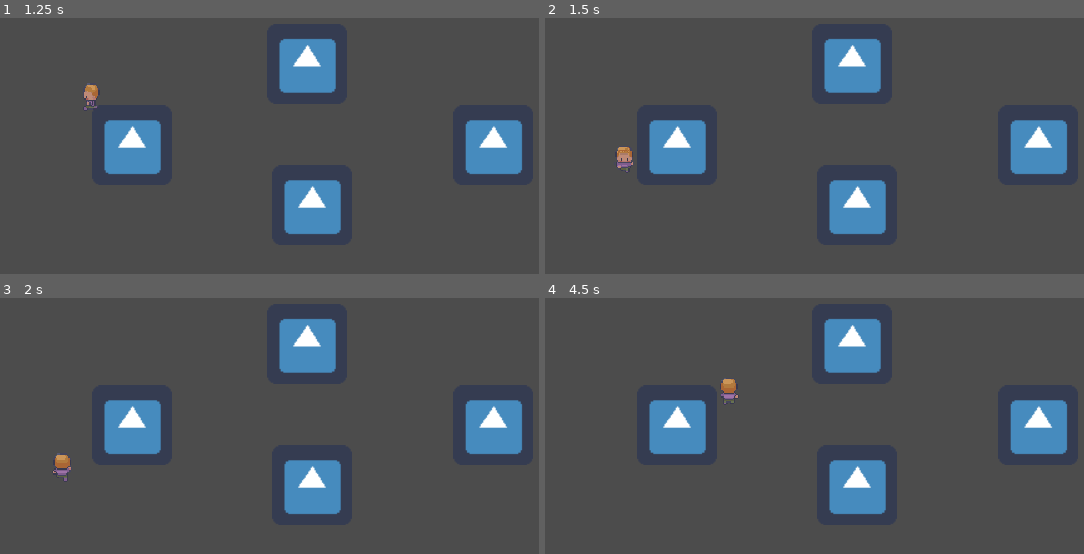
Above: before the commit, frames 1-4 (two rows, left to right).
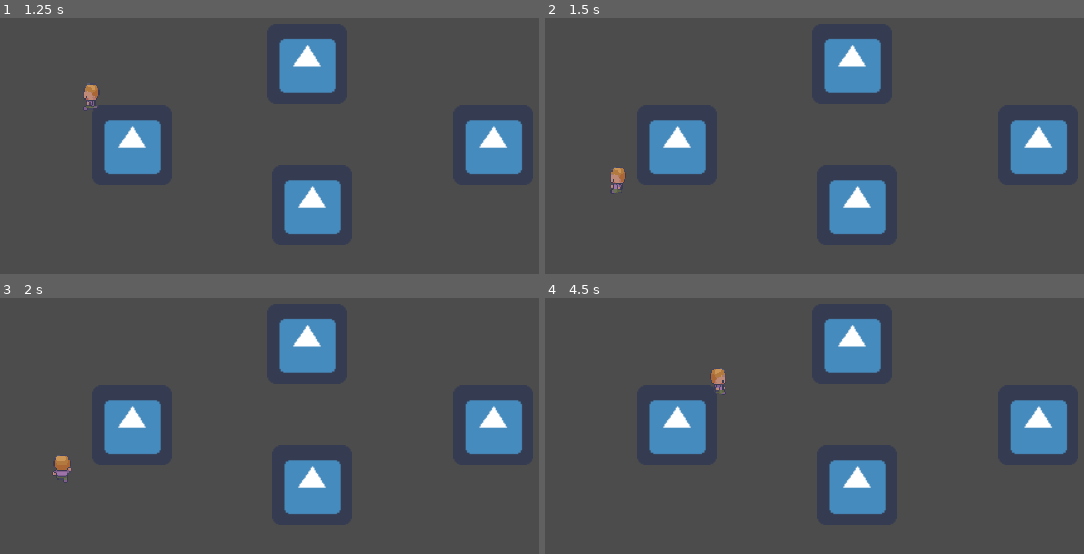
Above: after the commit, the same moments.

Repository: Thodorr/Project-Habicht-cRPG
Game: Godot game, scene res://Movement_TestArea.tscn
The game is run twice, just before and just after one commit, with the same random seed, the same clock (stepped at 60 frames per second) and the same inputs. The engine's default icon, where the game draws it, is replaced by a stand-in: a white triangle on a blue panel in a dark square.
Inputs (mouse positions are in pixels of both pictures, inside the frame that each line leads up to):
- Up to frame 1 (1.25 s): tap Enter at 0.5 s; move the mouse to (398, 156) at 0.52 s; press the mouse at (398, 156) at 0.53 s; hold Right (ui_right) from 0.53 s (still down)
- Up to frame 2 (1.5 s): tap Space at 1.25 s; move the mouse to (609, 202) at 1.27 s; release Right (ui_right) at 1.28 s; release the mouse at (609, 202) at 1.28 s; hold Down (ui_down) from 1.28 s (still down); click (609, 202) at 1.35 s
- Up to frame 3 (2 s): keep holding Down (ui_down)
- Up to frame 4 (4.5 s): tap Enter at 2 s; move the mouse to (846, 359) at 2.02 s; release Down (ui_down) at 2.03 s; press the mouse at (846, 359) at 2.03 s; hold Right (ui_right) 2.03-2.78 s; tap Space at 2.75 s; move the mouse to (728, 548) at 2.77 s; release the mouse at (728, 548) at 2.78 s; hold Up (ui_up) 2.78-3.53 s; click (728, 548) at 2.85 s; move the mouse to (1008, 525) at 3.52 s; press the mouse at (1008, 525) at 3.53 s; hold Left (ui_left) from 3.53 s (still down); move the mouse to (outside the picture) at 4.27 s; release the mouse at (outside the picture) at 4.28 s; click (outside the picture) at 4.35 s

Frame 1 is identical in both runs. In frame 2, 0.4% of the frame differs, in the area x 12-17%, y 50-69%; in frame 3, 0.1%; in frame 4, 0.3%.

Commit message:
Small changes

Diff:
--- a/Charakter.gd
+++ b/Charakter.gd
@@ -11,7 +11,7 @@
 onready var animation_tree: AnimationTree = $AnimationTree
 onready var animation_state = animation_tree.get("parameters/playback")
 
-var may_move = false
+var may_navigate = false
 var state = State.IDLE
 var direction = Vector2(0,0)
 
@@ -28,7 +28,6 @@
 		state = State.IDLE
 
 func animation_player():
-
 	if state == State.MOVING:
 		animation_tree.set("parameters/Idle/blend_position", direction)
 		animation_tree.set("parameters/Walk/blend_position", direction)
@@ -46,7 +45,7 @@
 
 func set_velocity():
 	if nav_agent.is_navigation_finished():
-		may_move = false
+		may_navigate = false
 		return
 
 	var targetpos: Vector2 = nav_agent.get_next_location()
@@ -56,8 +55,8 @@
 
 
 func _unhandled_input(_event):
-	if Input.is_action_just_pressed("left_mouse"):
-		may_move = true
+	if Input.is_action_pressed("left_mouse"):
+		may_navigate = true
 		nav_agent.set_target_location(get_global_mouse_position())
 
 func wsad_input_handler():
@@ -80,10 +79,9 @@
 
 func _physics_process(_delta):
 	var velocity = wsad_input_handler()
-	print(velocity)
 	if velocity.x >= 0.1 || velocity.x <= -0.1 || velocity.y >= 0.1 || velocity.y <= -0.1:
 		_on_velocity_computed(velocity)
-	if may_move:
+	if may_navigate:
 		set_velocity()
 	state_handler()
 	animation_player()
--- a/project.godot
+++ b/project.godot
@@ -7,16 +7,6 @@
 ;   param=value ; assign values to parameters
 
 config_version=4
-
-_global_script_classes=[ {
-"base": "",
-"class": "GitAPI",
-"language": "NativeScript",
-"path": "res://addons/godot-git-plugin/git_api.gdns"
-} ]
-_global_script_class_icons={
-"GitAPI": ""
-}
 
 [application]
 
@@ -44,6 +34,34 @@
 
 [input]
 
+ui_left={
+"deadzone": 0.5,
+"events": [ Object(InputEventKey,"resource_local_to_scene":false,"resource_name":"","device":0,"alt":false,"shift":false,"control":false,"meta":false,"command":false,"pressed":false,"scancode":16777231,"physical_scancode":0,"unicode":0,"echo":false,"script":null)
+, Object(InputEventJoypadButton,"resource_local_to_scene":false,"resource_name":"","device":0,"button_index":14,"pressure":0.0,"pressed":false,"script":null)
+, Object(InputEventKey,"resource_local_to_scene":false,"resource_name":"","device":0,"alt":false,"shift":false,"control":false,"meta":false,"command":false,"pressed":false,"scancode":65,"physical_scancode":0,"unicode":0,"echo":false,"script":null)
+ ]
+}
+ui_right={
+"deadzone": 0.5,
+"events": [ Object(InputEventKey,"resource_local_to_scene":false,"resource_name":"","device":0,"alt":false,"shift":false,"control":false,"meta":false,"command":false,"pressed":false,"scancode":16777233,"physical_scancode":0,"unicode":0,"echo":false,"script":null)
+, Object(InputEventJoypadButton,"resource_local_to_scene":false,"resource_name":"","device":0,"button_index":15,"pressure":0.0,"pressed":false,"script":null)
+, Object(InputEventKey,"resource_local_to_scene":false,"resource_name":"","device":0,"alt":false,"shift":false,"control":false,"meta":false,"command":false,"pressed":false,"scancode":68,"physical_scancode":0,"unicode":0,"echo":false,"script":null)
+ ]
+}
+ui_up={
+"deadzone": 0.5,
+"events": [ Object(InputEventKey,"resource_local_to_scene":false,"resource_name":"","device":0,"alt":false,"shift":false,"control":false,"meta":false,"command":false,"pressed":false,"scancode":16777232,"physical_scancode":0,"unicode":0,"echo":false,"script":null)
+, Object(InputEventJoypadButton,"resource_local_to_scene":false,"resource_name":"","device":0,"button_index":12,"pressure":0.0,"pressed":false,"script":null)
+, Object(InputEventKey,"resource_local_to_scene":false,"resource_name":"","device":0,"alt":false,"shift":false,"control":false,"meta":false,"command":false,"pressed":false,"scancode":87,"physical_scancode":0,"unicode":0,"echo":false,"script":null)
+ ]
+}
+ui_down={
+"deadzone": 0.5,
+"events": [ Object(InputEventKey,"resource_local_to_scene":false,"resource_name":"","device":0,"alt":false,"shift":false,"control":false,"meta":false,"command":false,"pressed":false,"scancode":16777234,"physical_scancode":0,"unicode":0,"echo":false,"script":null)
+, Object(InputEventJoypadButton,"resource_local_to_scene":false,"resource_name":"","device":0,"button_index":13,"pressure":0.0,"pressed":false,"script":null)
+, Object(InputEventKey,"resource_local_to_scene":false,"resource_name":"","device":0,"alt":false,"shift":false,"control":false,"meta":false,"command":false,"pressed":false,"scancode":83,"physical_scancode":0,"unicode":0,"echo":false,"script":null)
+ ]
+}
 left_mouse={
 "deadzone": 0.5,
 "events": [ Object(InputEventMouseButton,"resource_local_to_scene":false,"resource_name":"","device":0,"alt":false,"shi …(212 unchanged characters)…
